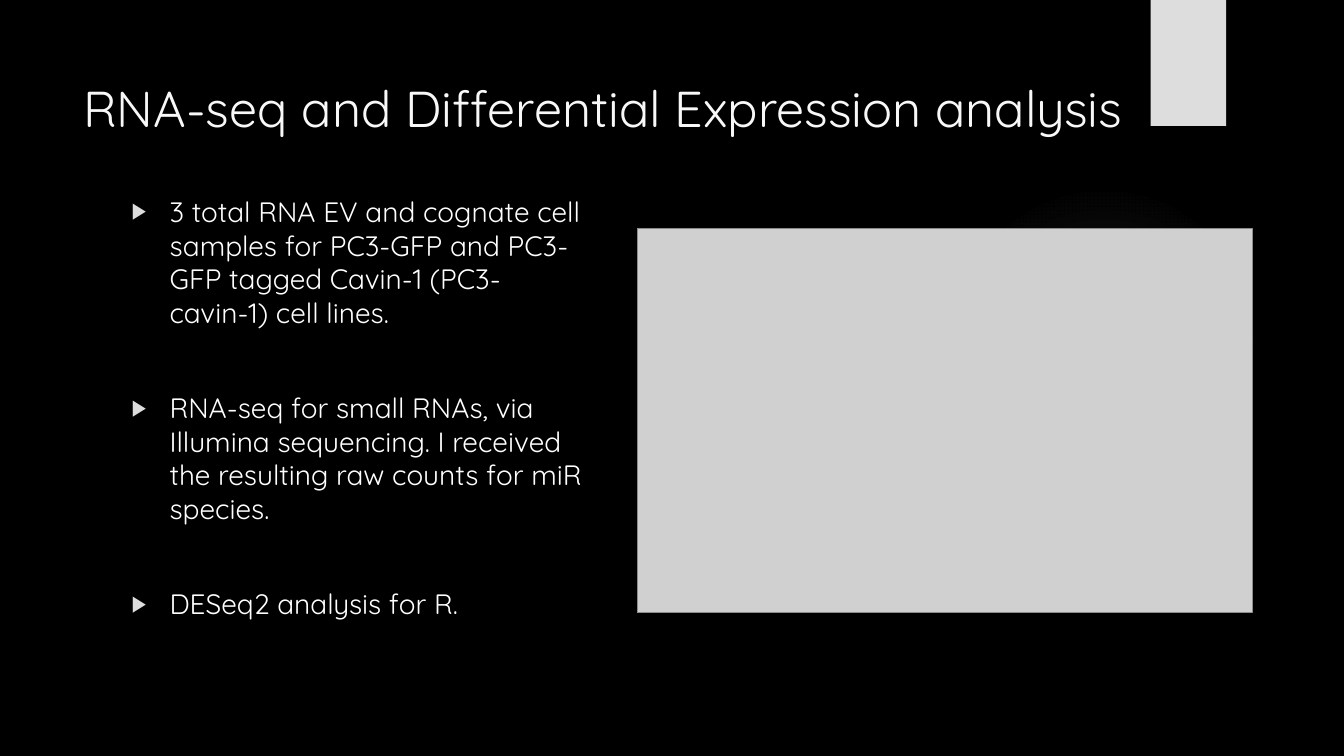
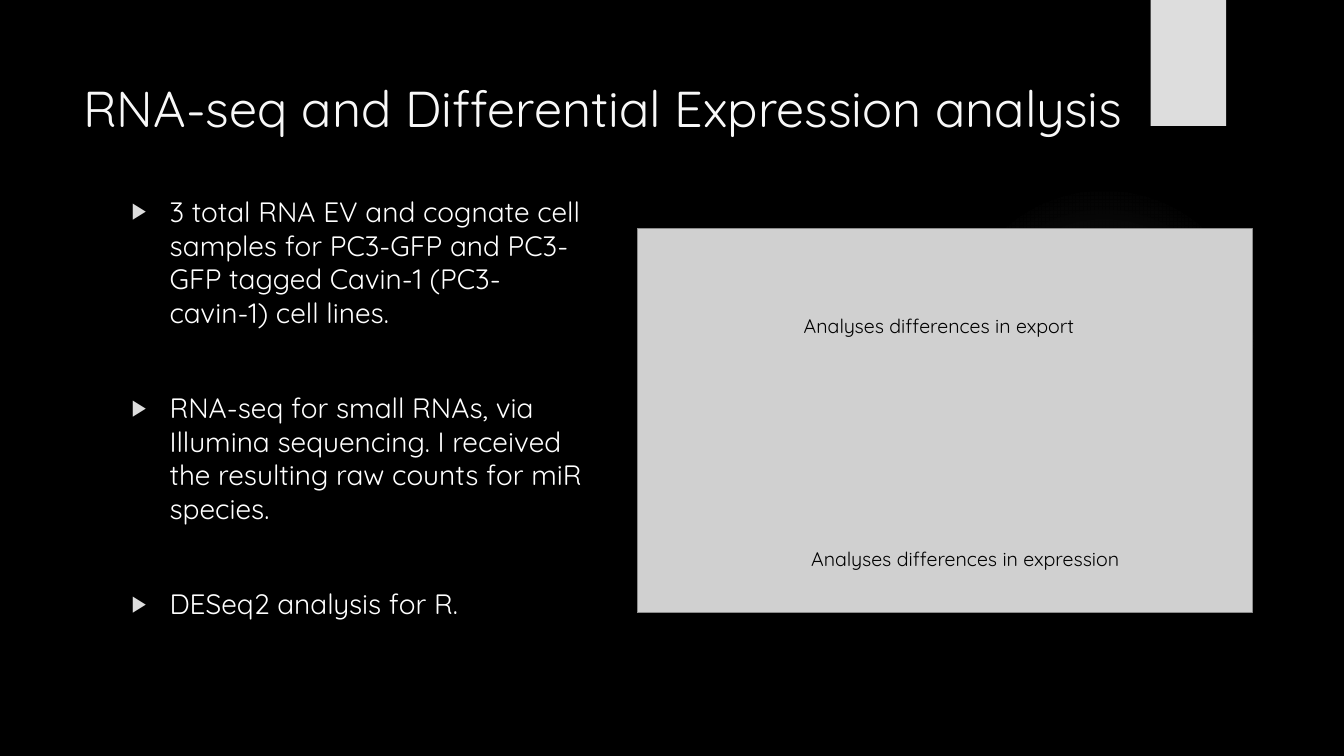
Before and after one commit to HarleyRobinson/Honours2, a slide deck: slide 9 of BackgroundInfo/CollCompBiol.pptx. Drawn at 1344x756 pixels with LibreOffice and Linux fonts; fonts in the diff are those of the drawing; grey boxes stand for pictures; background and template pictures are left out. Boxes give left, top, right and bottom in pixels: in the first picture for what was removed or moved away, otherwise in the second. Text is boxed around its words. In the diff, an @@ line names an element or a change of style, - is before the commit and + after.

```diff
--- a/BackgroundInfo/CollCompBiol.pptx
+++ b/BackgroundInfo/CollCompBiol.pptx
@@ text added at [804,318,1074,337], 14 pt, text #000000 @@
+Analyses differences in export
@@ text added at [811,551,1119,570], 14 pt, text #000000 @@
+Analyses differences in expression
```
Also in this commit, not shown: 6 other slides changed, 1 slide added, 1 slide removed, 2 other files.
